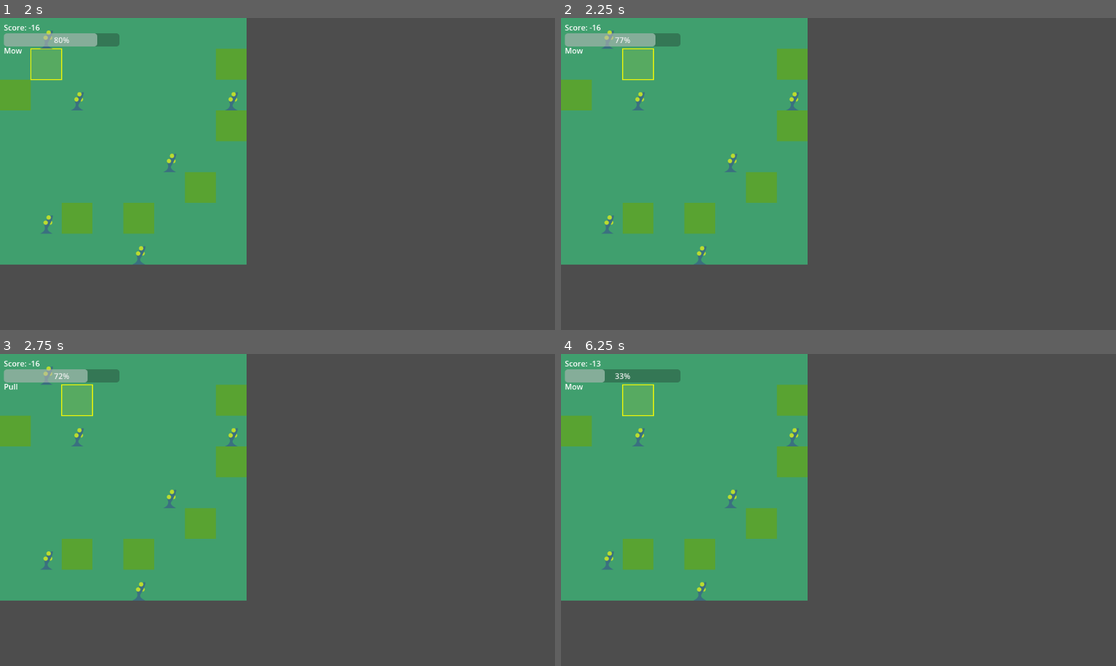
Above: before the commit, frames 1-4 (two rows, left to right).
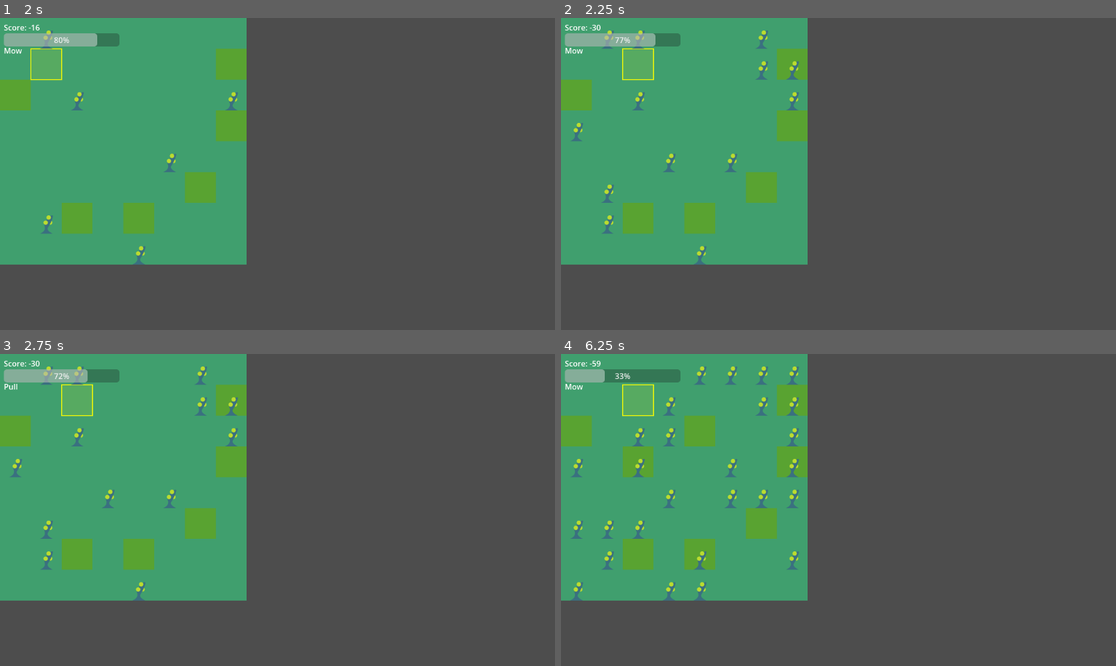
Above: after the commit, the same moments.

Repository: mcelroyian/lawndemonium
Game: Godot game, scene res://scenes/Main.tscn
Two runs of this game, one before a commit and one after it. Both use one fixed random seed, a clock stepped at 60 frames per second and the inputs below.
Inputs:
- Up to frame 1 (2 s): tap Enter at 0.5 s; hold D (move_right) 0.53-1.28 s; hold Space (action) 0.53-1.28 s; hold S (move_down) from 1.28 s (still down); tap Space (action) at 1.35 s
- Up to frame 2 (2.25 s): release S (move_down) at 2.03 s; hold D (move_right) from 2.03 s (still down); hold Tab (toggle_action) from 2.03 s (still down)
- Up to frame 3 (2.75 s): keep holding D (move_right); keep holding Tab (toggle_action); tap Space (action) at 2.3 s
- Up to frame 4 (6.25 s): tap Enter at 2.75, 5 s; release D (move_right) at 2.78 s; release Tab (toggle_action) at 2.78 s; hold W (move_up) 2.78-3.53 s; tap Space (action) at 2.85, 3.5, 4.55, 5.85 s; hold Space (action) 3.53-4.28 s; hold A (move_left) 3.53-5.03 s; tap Tab (toggle_action) at 4.35 s; hold S (move_down) 5.03-5.78 s; hold Space (action) 5.03-5.78 s; hold D (move_right) from 5.78 s (still down)

Frame 1 is identical in both runs. In frame 2, 0.4% of the frame differs, in the area x 1-43%, y 2-60%; in frame 3, 0.4%; in frame 4, 2.5%, in the area x 1-43%, y 2-80%.

Commit message:
Implement weed management system with configurable spawning and decay mechanics

Diff:
--- a/scripts/Board.gd
+++ b/scripts/Board.gd
@@ -20,6 +20,20 @@
 var tiles: Array = []
 var _atlas_source_id: int = -1
 var weed_mask: Array = [] # 2D bool array matching GRID_SIZE; true if weed present
+var weed_block_until: Array = [] # 2D float array; timestamp until which weeds cannot respawn
+
+# Timers for autonomous ticks
+var _weed_timer := 0.0
+var _grass_timer := 0.0
+var _now := 0.0
+
+@export var auto_tick_enabled: bool = true
+@export var global_base_spawn_chance: float = 0.10
+
+# Optional level configuration
+@export var level_config: LevelConfig
+var _active_config: LevelConfig
+var _level_manager: Node
 
 @export var weeds_layer_path: NodePath
 @onready var weeds_layer: TileMapLayer = get_node_or_null(weeds_layer_path) as TileMapLayer
@@ -39,6 +53,23 @@
 	_ensure_tileset()
 	_init_grid()
 	_redraw_all()
+	_wire_level_config()
+	set_process(auto_tick_enabled)
+
+func _process(delta: float) -> void:
+	if not auto_tick_enabled:
+		return
+	_now += delta
+	var cfg: LevelConfig = _get_config()
+	# Accumulate timers
+	_weed_timer += delta
+	_grass_timer += delta
+	if _weed_timer >= cfg.weed_tick_interval_sec:
+		_weed_timer = 0.0
+		_tick_weeds(cfg)
+	if _grass_timer >= cfg.grass_tick_interval_sec:
+		_grass_timer = 0.0
+		_tick_grass(cfg)
 
 func _init_grid() -> void:
 	tiles.resize(GRID_SIZE.y)
@@ -53,6 +84,12 @@
 		weed_mask[y].resize(GRID_SIZE.x)
 		for x in range(GRID_SIZE.x):
 			weed_mask[y][x] = false
+	weed_block_until.resize(GRID_SIZE.y)
+	for y in range(weed_block_until.size()):
+		weed_block_until[y] = []
+		weed_block_until[y].resize(GRID_SIZE.x)
+		for x in range(GRID_SIZE.x):
+			weed_block_until[y][x] = 0.0
 
 func randomize_start(weed_count: int = 6, bad_count: int = 6) -> void:
 	_init_grid()
@@ -98,6 +135,9 @@
 	if action == "pull":
 		if weed_mask[p.y][p.x]:
 			_set_weed(p, false)
+			# Start a cooldown to prevent immediate re-spawn
+			var cfg: LevelConfig = _get_config()
+			weed_block_until[p.y][p.x] = _now + cfg.weed_respawn_cooldown_sec
 			changed = true
 	else:
 		if t == BAD:
@@ -116,8 +156,42 @@
 			var p := Vector2i(x, y)
 			var t := get_tile(p)
 			if (t == BAD or t == OK) and not weed_mask[y][x]:
+				# Respect cooldown
+				if _now < weed_block_until[y][x]:
+					continue
 				if rng.randf() < spawn_chance:
 					_set_weed(p, true)
+
+func apply_weed_rules_ratio(ratio: float) -> void:
+	# Spawn ceil(eligible * ratio) weeds by choosing random eligible positions.
+	var eligible: Array[Vector2i] = []
+	for y in range(GRID_SIZE.y):
+		for x in range(GRID_SIZE.x):
+			var p := Vector2i(x, y)
+			var t := get_tile(p)
+			if (t == BAD or t == OK) and not weed_mask[y][x]:
+				if _now >= weed_block_until[y][x]:
+					eligible.append(p)
+	if eligible.is_empty():
+		return
+	var spawn_count: int = int(ceil(float(eligible.size()) * max(0.0, ratio)))
+	if spawn_count <= 0:
+		return
+	eligible.shuffle()
+	for i in range(min(spawn_count, eligible.size())):
+		_set_weed(eligible[i], true)
+
+func apply_grass_decay(p_good_to_ok: float, p_ok_to_bad: float) -> void:
+	var rng := RandomNumberGenerator.new()
+	rng.randomize()
+	for y in range(GRID_SIZE.y):
+		for x in range(GRID_SIZE.x):
+			var p := Vector2i(x, y)
+			var t := get_tile(p)
+			if t == GOOD and rng.randf() < clamp(p_good_to_ok, 0.0, 1.0):
+				set_tile(p, OK)
+			elif t == OK and rng.randf() < clamp(p_ok_to_bad, 0.0, 1.0):
+				set_tile(p, BAD)
 
 func calc_score() -> int:
 	var s: int = 0
@@ -220,3 +294,44 @@
 		else:
 			weeds_layer.erase_cell(p)
 	emit_signal("score_changed", calc_score())
+
+# --- Level + ticking helpers ---
+
+func _wire_level_config() -> void:
+	# Prefer explicit export if set
+	_active_config = level_config if level_config is LevelConfig else null
+	# Try to obtain LevelManager from autoload if available
+	_level_manager = get_node_or_null("/root/LevelManager")
+	if _level_manager and _level_manager.has_method("get_config"):
+		_active_config = _level_manager.call("get_config")
+		if _level_manager.has_signal("level_changed"):
+			_level_manager.connect("level_changed", Callable(self, "_on_level_changed"))
+	# Fallback to default
+	if _active_config == null:
+		_active_config = LevelConfig.new()
+
+func _on_level_changed(_index: int, cfg: LevelConfig) -> void:
+	_active_config = cfg
+
+func _get_config() -> LevelConfig:
+	return _active_config
+
+func _compute_spawn_chance(cfg: LevelConfig) -> float:
+	var mode := cfg.weed_spawn_mode
+	if mode == "absolute":
+		return max(0.0, cfg.weed_spawn_chance)
+	elif mode == "multiplier":
+		return max(0.0, global_base_spawn_chance * cfg.weed_spawn_multiplier)
+	else:
+		# ratio mode handled separately
+		return 0.0
+
+func _tick_weeds(cfg: LevelConfig) -> void:
+	if cfg.weed_spawn_mode == "ratio":
+		apply_weed_rules_ratio(cfg.weed_spawn_ratio)
+	else:
+		var chance := _compute_spawn_chance(cfg)
+		apply_weed_rules(chance)
+
+func _tick_grass(cfg: LevelConfig) -> void:
+	apply_grass_decay(cfg.p_good_to_ok, cfg.p_ok_to_bad)
--- /dev/null
+++ b/scripts/LevelConfig.gd
@@ -0,0 +1,22 @@
+class_name LevelConfig
+extends Resource
+
+@export_enum("absolute", "multiplier", "ratio") var weed_spawn_mode: String = "absolute"
+
+# When mode == "absolute": used directly as per-tile chance each weed tick
+@export var weed_spawn_chance: float = 0.10
+
+# When mode == "multiplier": final = global_base_spawn_chance * weed_spawn_multiplier
+@export var weed_spawn_multiplier: float = 1.0
+
+# When mode == "ratio": spawn ceil(eligible * weed_spawn_ratio) weeds each tick
+@export var weed_spawn_ratio: float = 0.0
+
+# Ticks and cooldowns
+@export var weed_tick_interval_sec: float = 2.0
+@export var weed_respawn_cooldown_sec: float = 6.0
+@export var grass_tick_interval_sec: float = 3.0
+
+# Grass decay probabilities per grass tick
+@export var p_good_to_ok: float = 0.05
+@export var p_ok_to_bad: float = 0.03
--- /dev/null
+++ b/scripts/LevelManager.gd
@@ -0,0 +1,27 @@
+class_name LevelManager
+extends Node
+
+signal level_changed(index: int, config: LevelConfig)
+
+@export var levels: Array[LevelConfig] = [] as Array[LevelConfig]
+var current: int = 0
+
+func get_config() -> LevelConfig:
+    if current >= 0 and current < levels.size():
+        return levels[current]
+    # Fallback: return a default config so the game runs even if not set
+    return LevelConfig.new()
+
+func set_level(index: int) -> void:
+    if index < 0 or index >= levels.size():
+        return
+    current = index
+    emit_signal("level_changed", current, get_config())
+
+func advance_level() -> void:
+    if levels.is_empty():
+        return
+    var next: int = clamp(current + 1, 0, levels.size() - 1)
+    if next != current:
+        current = next
+        emit_signal("level_changed", current, get_config())
Not shown, added: scripts/LevelConfig.gd.uid
Not shown, added: scripts/LevelManager.gd.uid
